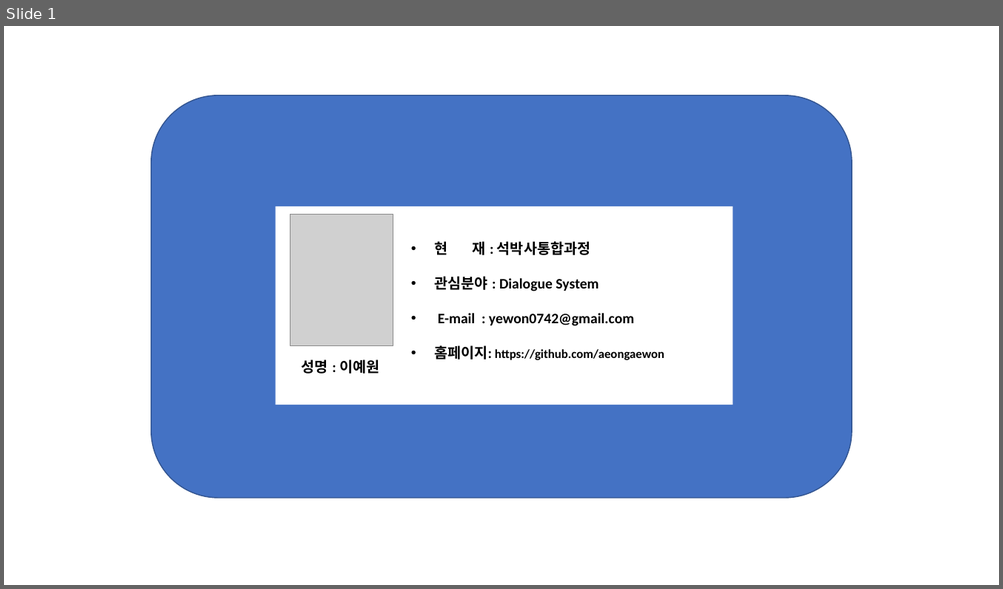
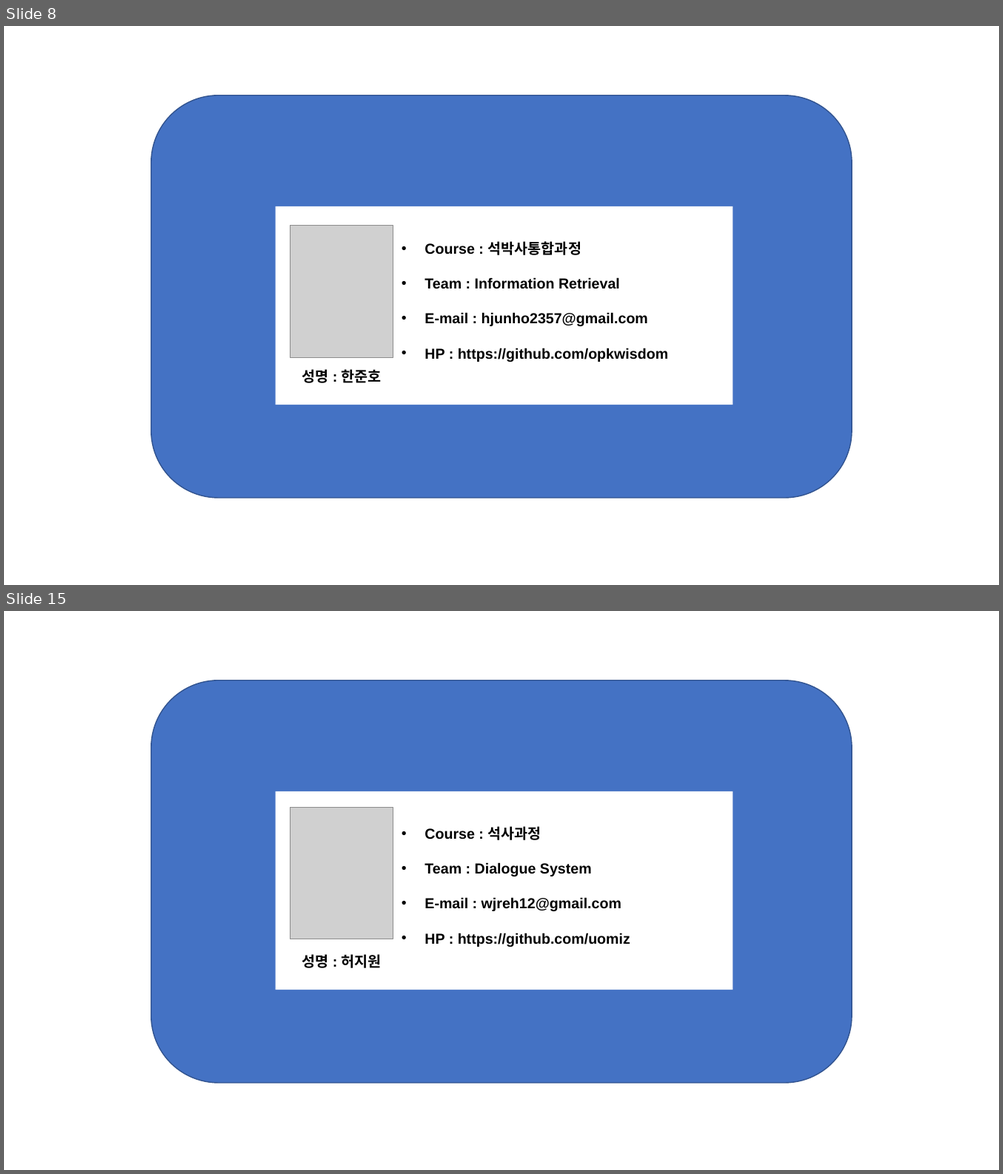
Before and after one commit to NLPlab-skku/NLPlab-skku.github.io, a slide deck: assets/img/members/member_template.pptx. Shown one above the other, each under a label of ours: slide 1 before the commit, slides 8 and 15 after it; the slides between them are not shown. The pictures are 1003x589 and 1003x1174 pixels, drawn with LibreOffice and Linux fonts; fonts in the diff are those of the drawing; grey boxes stand for pictures. Boxes give left, top, right and bottom in pixels: in the first picture for what was removed or moved away, otherwise in the second. Text is boxed around its words. In the diff, an @@ line names an element or a change of style, - is before the commit and + after.

```diff
--- a/assets/img/members/member_template.pptx
+++ b/assets/img/members/member_template.pptx
@@ slide 15 added at (4,611,999,1170), background #FFFFFF @@
@@ rounded rectangle added at (151,681,851,1083), fill #4472C4, outline #31538F 1 pt @@
@@ group added at (276,792,733,990): 2 texts, 1 rectangle, 1 picture @@
+• Course : 석사과정
+• Team : Dialogue System
+• E-mail : wjreh12@gmail.com
+• HP : https://github.com/uomiz
+성명 : 허지원
@@ what was slide 1 is now slide 8 @@
@@ slide 8 changed as well @@
@@ rounded rectangle at (151,96,851,498): outline #325491 1 pt to #31538F 1 pt; proportions changed @@
@@ picture: place and size @@
-picture at (290,215,392,346)
+picture at (290,226,393,358)
@@ text at (424,241,668,362): text changed; font Calibri to Arial @@
-• 현 재 : 석박사통합과정
-• 관심분야 : Dialogue System
-• E-mail : yewon0742@gmail.com
-• 홈페이지: https://github.com/aeongaewon
+• Course : 석박사통합과정
+• Team : Information Retrieval
+• E-mail : hjunho2357@gmail.com
+• HP : https://github.com/opkwisdom
@@ text at (301,369,381,383): text changed; font Calibri to Arial @@
-성명 : 이예원
+성명 : 한준호
```
Also in this commit, not shown: 3 other slides changed, 13 other slides added, 2 slides removed, 18 other files.
